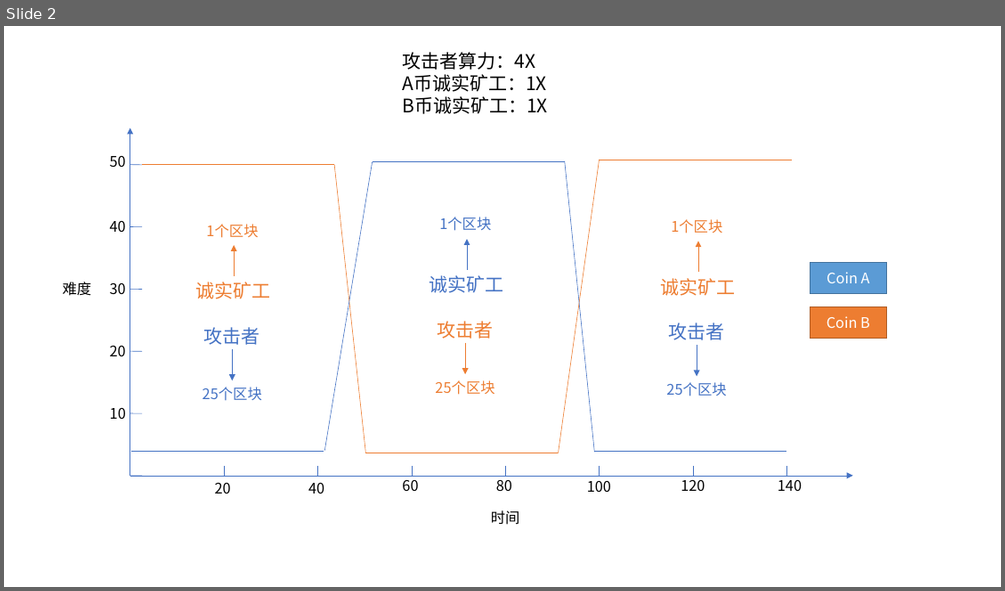
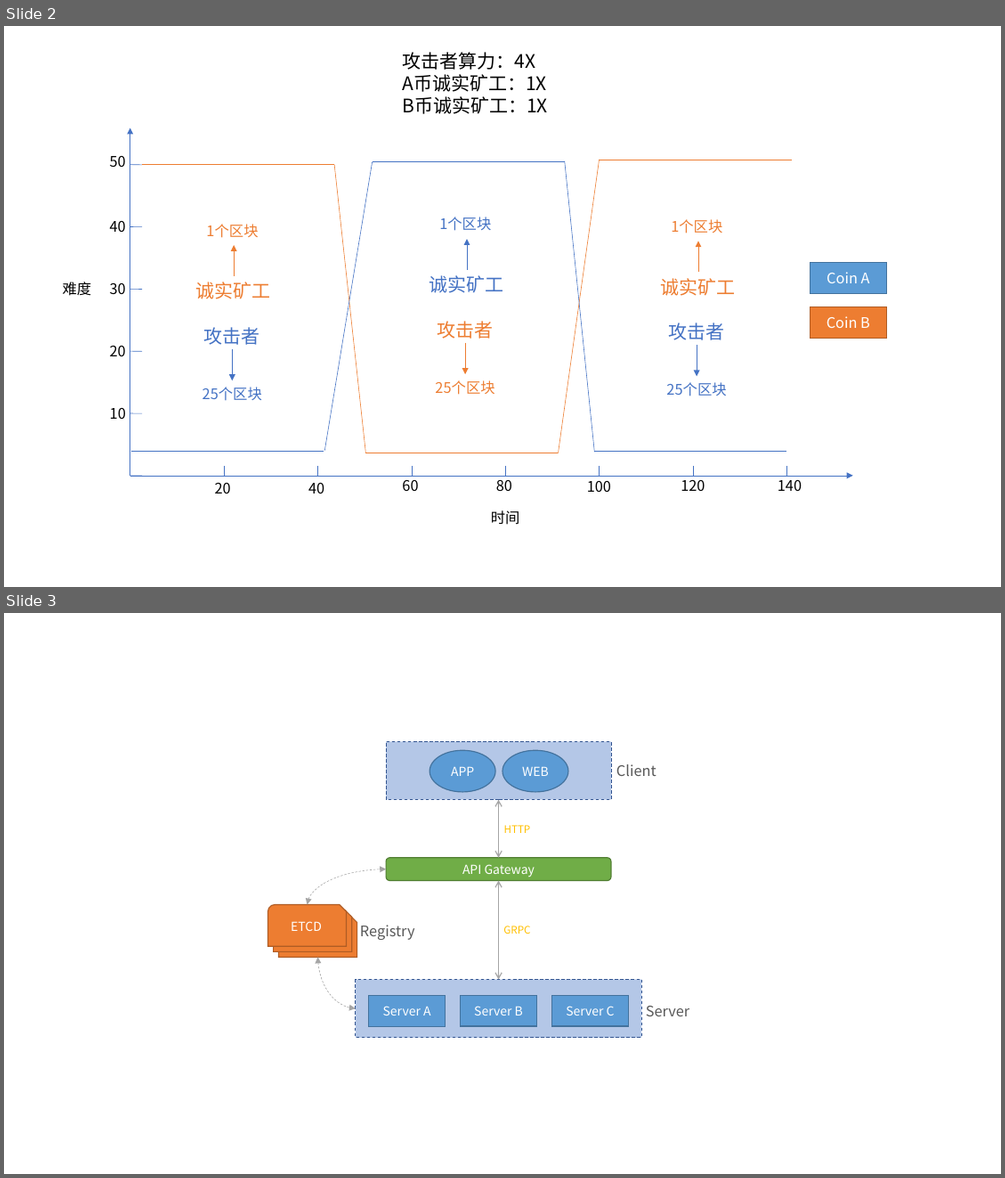
Before and after one commit to w3liu/algorithm, a slide deck: diagram/diagram.pptx. Shown one above the other, each under a label of ours: slide 2 before the commit, slides 2 and 3 after it. The pictures are 1005x591 and 1005x1178 pixels, drawn with LibreOffice and Linux fonts; fonts in the diff are those of the drawing. Boxes give left, top, right and bottom in pixels: in the first picture for what was removed or moved away, otherwise in the second. Text is boxed around its words. In the diff, an @@ line names an element or a change of style, - is before the commit and + after.

```diff
--- a/diagram/diagram.pptx
+++ b/diagram/diagram.pptx
@@ slide 3 added at box(4, 613, 1001, 1174), background #FFFFFF @@
@@ rectangle added at box(386, 742, 611, 800), fill #B4C7E7, outline #325491 0.75 pt dashed @@
@@ ellipse added at box(429, 751, 495, 793), fill #5B9BD5, outline #43739E 1 pt, 12 pt, text #FFFFFF @@
+APP
@@ ellipse added at box(502, 751, 568, 793), fill #5B9BD5, outline #43739E 1 pt, 12 pt, text #FFFFFF @@
+WEB
@@ text added at box(616, 764, 656, 776), 14 pt, text #595959 @@
+Client
@@ double arrow added from (498, 800) to (498, 858), #A5A5A5 1 pt @@
@@ text added at box(504, 825, 531, 833), 10 pt, text #FFC000 @@
+HTTP
@@ curved double arrow added from (307, 905) to (386, 868), #A5A5A5 0.5 pt dashed @@
@@ rounded rectangle added at box(386, 858, 611, 881), fill #70AD47, outline #538035 1 pt, 12 pt, text #FFFFFF @@
+API Gateway
@@ snip round rect added at box(268, 905, 347, 947), fill #ED7D31, outline #AF5C24 1 pt, 12 pt, text #FFFFFF @@
+ETCD
@@ double arrow added from (498, 881) to (498, 980), #A5A5A5 1 pt @@
@@ snip round rect added at box(273, 910, 352, 952), fill #ED7D31, outline #AF5C24 1 pt, 12 pt, text #FFFFFF @@
+ETCD
@@ snip round rect added at box(278, 915, 357, 957), fill #ED7D31, outline #AF5C24 1 pt, 12 pt, text #FFFFFF @@
+ETCD
@@ text added at box(360, 925, 415, 940), 14 pt, text #595959 @@
+Registry
@@ text added at box(503, 925, 530, 933), 10 pt, text #FFC000 @@
+GRPC
@@ curved double arrow added from (318, 957) to (356, 1008), #A5A5A5 0.5 pt dashed @@
@@ rectangle added at box(356, 980, 642, 1038), fill #B4C7E7, outline #325491 0.75 pt dashed @@
@@ rectangle added at box(369, 995, 446, 1026), fill #5B9BD5, outline #43739E 1 pt, 12 pt, text #FFFFFF @@
+Server A
@@ rectangle added at box(461, 995, 537, 1026), fill #5B9BD5, outline #43739E 1 pt, 12 pt, text #FFFFFF @@
+Server B
@@ rectangle added at box(552, 995, 629, 1026), fill #5B9BD5, outline #43739E 1 pt, 12 pt, text #FFFFFF @@
+Server C
@@ text added at box(646, 1005, 689, 1016), 14 pt, text #595959 @@
+Server
```
Also in this commit, not shown: 1 other slide added, 1 slide removed.
